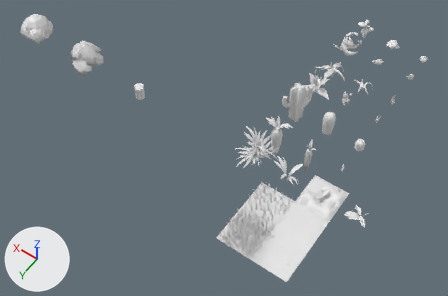
Renders of the Blender file scenes/scene-editor.blend from each side of a commit.
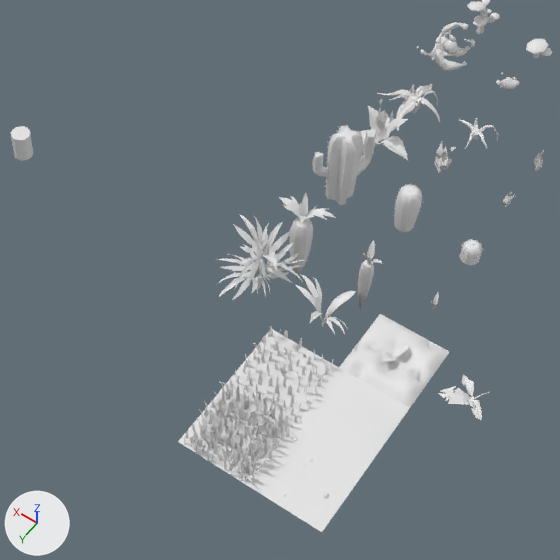
Each version appears first whole from a 50 mm camera at (-3.03, 8.52, 13.14) aimed at (3.49, -0.62, -1.21), and next in a close-up on the part from 29% to 90% of the width and 7% to 100% of the height. The axes (+X, +Y, +Z) are drawn at lower left. The lights are the same throughout.

Script lines for the objects in view, before the commit:
```python
me_soil = bpy.data.meshes.new('soil')
me_soil.from_pydata(...)  # 169 vertices, 144 faces; spans x -0.5..0.5, y -0.5..0.5, z -0.198..0.132
me_soil.materials.append(mat_default_obj_004)  # white #e7e7e7
me_tallgrass = bpy.data.meshes.new('tallgrass')
me_tallgrass.from_pydata(...)  # 1606 vertices, 607 faces; spans x -0.568..0.523, y -0.5..0.524, z -0.009..0.253
me_tallgrass.materials.append(mat_default_obj_022)  # white #e7e7e7
me_waterflower3 = bpy.data.meshes.new('waterflower3')
me_waterflower3.from_pydata(...)  # 427 vertices, 671 faces; spans x -0.321..0.404, y -0.303..0.328, z 0.086..0.814
me_waterflower3.materials.append(mat_default_obj_026)  # white #e7e7e7
ob_soil = bpy.data.objects.new('soil', me_soil)
ob_soil.location = (0.0, 0.0, 0.0)
ob_tallgrass = bpy.data.objects.new('tallgrass', me_tallgrass)
ob_tallgrass.location = (1.0, 2.0, 0.0)
ob_waterflower3 = bpy.data.objects.new('waterflower3', me_waterflower3)
ob_waterflower3.location = (2.0, -5.0, 0.0)
# also in view: 'deadplant' at (-0.98, -0.03, 0.02); 'sapsucker3' at (2.05, -4.05, 0.1); 'path.014' at (0.0, 2.0, 0.0); 'leaf2' at (1.06, 0.0, 0.2); 'shortgrass' at (1.0, 1.01, 0.09)
```
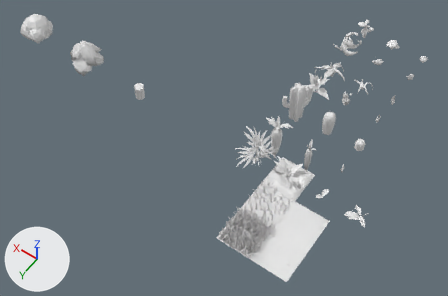
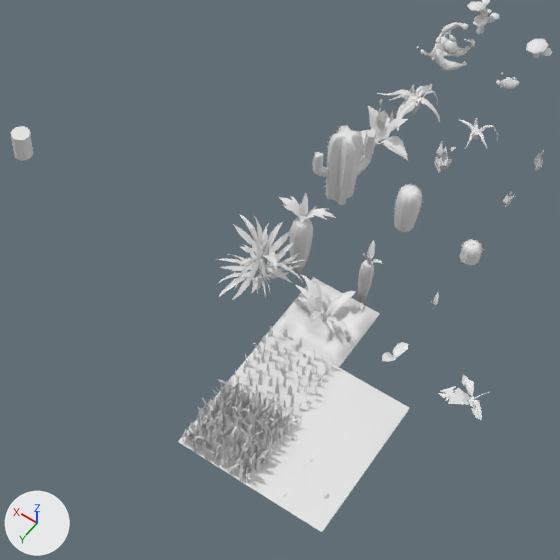
Diff of the bpy script that builds the scene:
```diff
--- a/scenes/scene-editor.blend.py
+++ b/scenes/scene-editor.blend.py
@@ me_tallgrass @@
 # used by ob_tallgrass; location = (1.0, 2.0, 0.0)
-me_tallgrass.from_pydata(...)  # 1606 vertices, 607 faces; spans x -0.568..0.523, y -0.5..0.524, z -0.009..0.253
+me_tallgrass.from_pydata(...)  # 3166 vertices, 1196 faces; spans x -0.54..0.552, y -0.533..0.546, z -0.009..0.253
+# me_tallgrass part 1: the loose piece of 10 vertices spanning x -0.333..-0.235, y 0.412..0.512, z -0.006..0.157 is rebuilt with 10 vertices and now spans x -0.305..-0.2, y 0.396..0.503, z -0.006..0.157
+# me_tallgrass part 2: the loose piece of 10 vertices spanning x -0.276..-0.232, y 0.107..0.244, z -0.003..0.182 is rebuilt with 10 vertices and now spans x -0.256..-0.196, y 0.092..0.231, z -0.003..0.182
+# me_tallgrass part 3: the loose piece of 8 vertices spanning x -0.325..-0.273, y 0.372..0.427, z -0.002..0.253 is rebuilt with 8 vertices and now spans x -0.327..-0.271, y 0.337..0.393, z -0.002..0.253
+# me_tallgrass part 4: the loose piece of 8 vertices spanning x -0.235..-0.179, y 0.254..0.306, z -0.002..0.253 is rebuilt with 8 vertices and now spans x -0.213..-0.149, y 0.235..0.301, z -0.002..0.253
+# me_tallgrass part 5: 143 loose pieces with 1144 vertices, spanning x -0.549..0.503, y -0.497..0.519, z -0.009..0.253, are deleted
+# me_tallgrass part 6: 1 vertex moved within x 0.425, y 0.314, z 0.253; 263 vertices removed from x -0.325..0.523, y -0.486..0.51, z -0.006..0.253; 2967 vertices added at x -0.535..0.552, y -0.533..0.546, z -0.009..0.253
 me_tallgrass.materials.append(mat_default_obj_022)
@@ ob_soil @@
 ob_soil = bpy.data.objects.new('soil', me_soil)
-ob_soil.location = (0.0, 0.0, 0.0)
+ob_soil.location = (1.0, 0.0, 0.0)
```

Changed parts and their boxes [x1, y1, x2, y2] in the close-ups (560 x 560 px):
'soil', moved
    before: [339, 314, 449, 408]
    after: [272, 277, 380, 367]
'tallgrass', reshaped
    before: [178, 381, 295, 486]
    after: [178, 379, 299, 486]
part 1 of me_tallgrass, rebuilt
    before: [230, 466, 241, 476]
    after: [229, 464, 239, 474]
part 2 of me_tallgrass, rebuilt
    before: [242, 442, 249, 459]
    after: [241, 441, 247, 457]
part 3 of me_tallgrass, rebuilt
    before: [237, 459, 242, 473]
    after: [240, 456, 244, 468]
part 4 of me_tallgrass, rebuilt
    before: [237, 446, 241, 460]
    after: [235, 444, 240, 456]
part 5 of me_tallgrass, deleted
    before: [184, 382, 291, 481]
part 6 of me_tallgrass, built on
    before: [191, 381, 277, 470]
    after: [182, 379, 299, 483]
